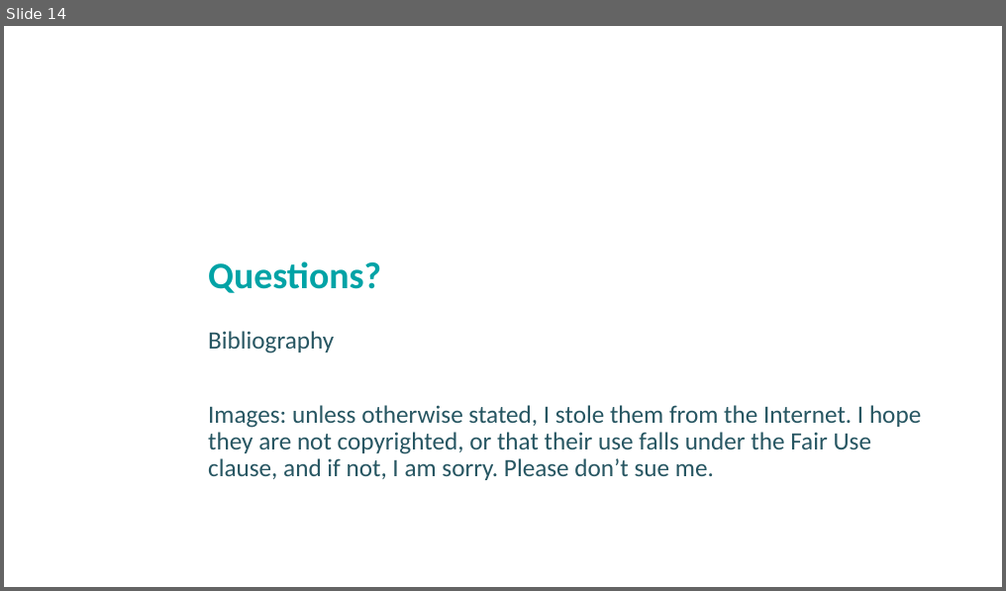
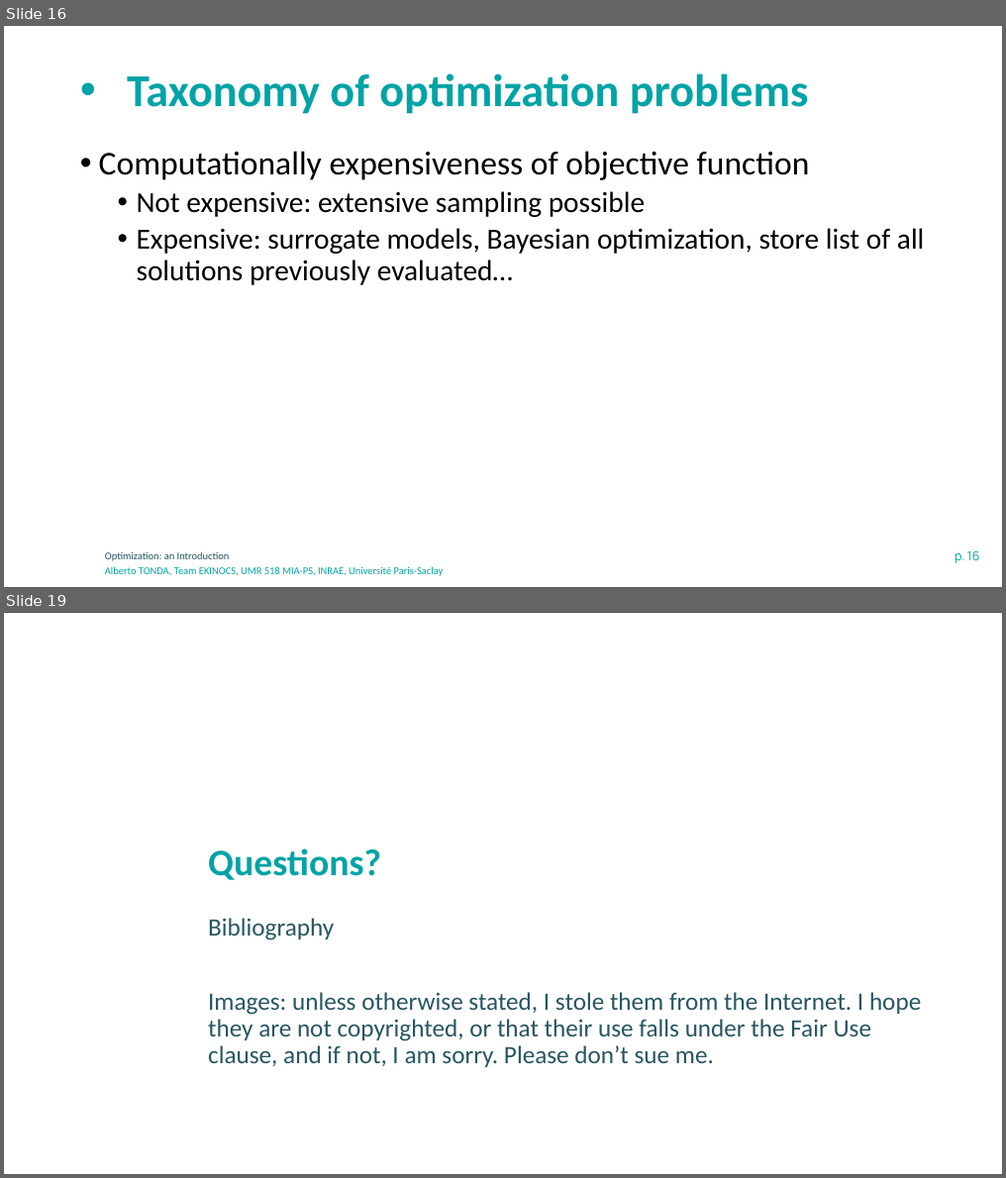
Before and after one commit to albertotonda/teaching, a slide deck: optimization-methods-for-artificial-intelligence/optimization-introduction.pptx. Shown one above the other, each under a label of ours: slide 14 before the commit, slides 16 and 19 after it; the slides between them are not shown. The pictures are 1006x591 and 1006x1178 pixels, drawn with LibreOffice and Linux fonts; fonts in the diff are those of the drawing; background and template pictures are left out. Boxes give left, top, right and bottom in pixels: in the first picture for what was removed or moved away, otherwise in the second. Text is boxed around its words. In the diff, an @@ line names an element or a change of style, - is before the commit and + after.

```diff
--- a/optimization-methods-for-artificial-intelligence/optimization-introduction.pptx
+++ b/optimization-methods-for-artificial-intelligence/optimization-introduction.pptx
@@ slide 16 added at [4,26,1002,587], background #FFFFFF @@
@@ title added at [127,74,809,114], 44 pt, text #00A3A6, bold @@
+• Taxonomy of optimization problems
@@ text added at [99,151,925,285], 28 pt, text #000000 @@
+• Computationally expensiveness of objective function
+  • Not expensive: extensive sampling possible
+  • Expensive: surrogate models, Bayesian optimization, store list of all solutions previously evaluated…
@@ text added at [105,552,230,562], 10 pt, text #275662 @@
+Optimization: an Introduction
@@ page number added at [954,551,980,564], 12 pt, text #00A3A6 @@
+p. 16
@@ text added at [105,567,444,576], 10 pt, text #00A3A6 @@
+Alberto TONDA, Team EKINOCS, UMR 518 MIA-PS, INRAE, Université Paris-Saclay
@@ what was slide 14 is now slide 19 @@
```
Also in this commit, not shown: 12 slides changed, 4 other slides added, 2 other files.
